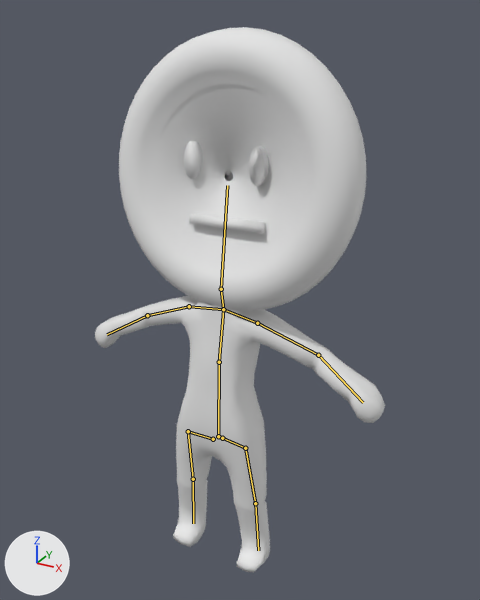
What one commit did to the Blender file withBody/bloodwithbody.blend.
Before and after are seen from a camera (50 mm lens) standing at (3.66, -6.24, 6.86) and looking at (0.08, 0.28, 3.6). The axes (+X, +Y, +Z) are drawn at lower left. The lights are the same throughout. The bones that bend it are drawn over the model as lines.

Objects in the first picture: 'Base', 'Cylinder'.
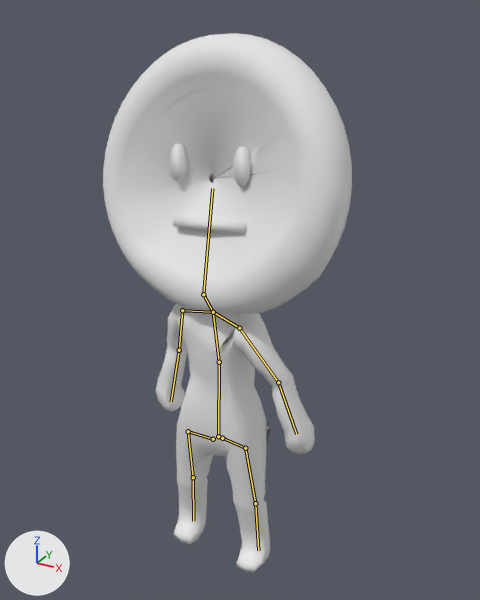
The newer file adds an action. The first version stands in its rest pose; the second is drawn at frame 1 of the action 'Wait'.

Location of each change, (x1, y1, x2, y2) in pixels of the pictures (480 x 600 px):
'Base', posed (14% narrower)
    before: (95, 27, 385, 573)
    after: (103, 33, 352, 572)
'Cylinder', no longer drawn
    before: (249, 146, 268, 185)
bone 'Bone.001', root to tip
    before: (219, 362) to (223, 309)
    after: (219, 362) to (213, 312)
bone 'Bone.003', root to tip
    before: (221, 289) to (227, 185)
    after: (203, 294) to (212, 188)
bone 'Bone.012', root to tip
    before: (189, 306) to (147, 315)
    after: (182, 310) to (179, 350)
bone 'Bone.013', root to tip
    before: (147, 315) to (107, 334)
    after: (179, 350) to (171, 401)
bone 'Bone.014', root to tip
    before: (257, 323) to (318, 355)
    after: (239, 328) to (278, 382)
bone 'Bone.015', root to tip
    before: (318, 355) to (363, 402)
    after: (278, 382) to (296, 434)
bone 'Bone.009', root to tip
    before: (188, 431) to (193, 479)
    after: (188, 431) to (193, 477)

The change in detail:
Bone 'Bone.001' (bone_bone_001) turns from (0, 0, 0) to (13, -14, 2) degrees about its own x, y and z.
Bone 'Bone.003' (bone_bone_003) turns from (0, 0, 0) to (-16, 14, 6) degrees about its own x, y and z.
Bone 'Bone.012' (bone_bone_012) turns from (0, 0, 0) to (-41, -5, 0) degrees about its own x, y and z.
Bone 'Bone.013' (bone_bone_013) turns from (0, 0, 0) to (-9, 0, 10) degrees about its own x, y and z.
Bone 'Bone.014' (bone_bone_014) turns from (0, 0, 0) to (-41, -5, -1) degrees about its own x, y and z.
Bone 'Bone.015' (bone_bone_015) turns from (0, 0, 0) to (-9, 0, 10) degrees about its own x, y and z.
Bone 'Bone.009' (bone_bone_009) turns from (0, 0, 0) to (2, 0, 0) degrees about its own x, y and z.
